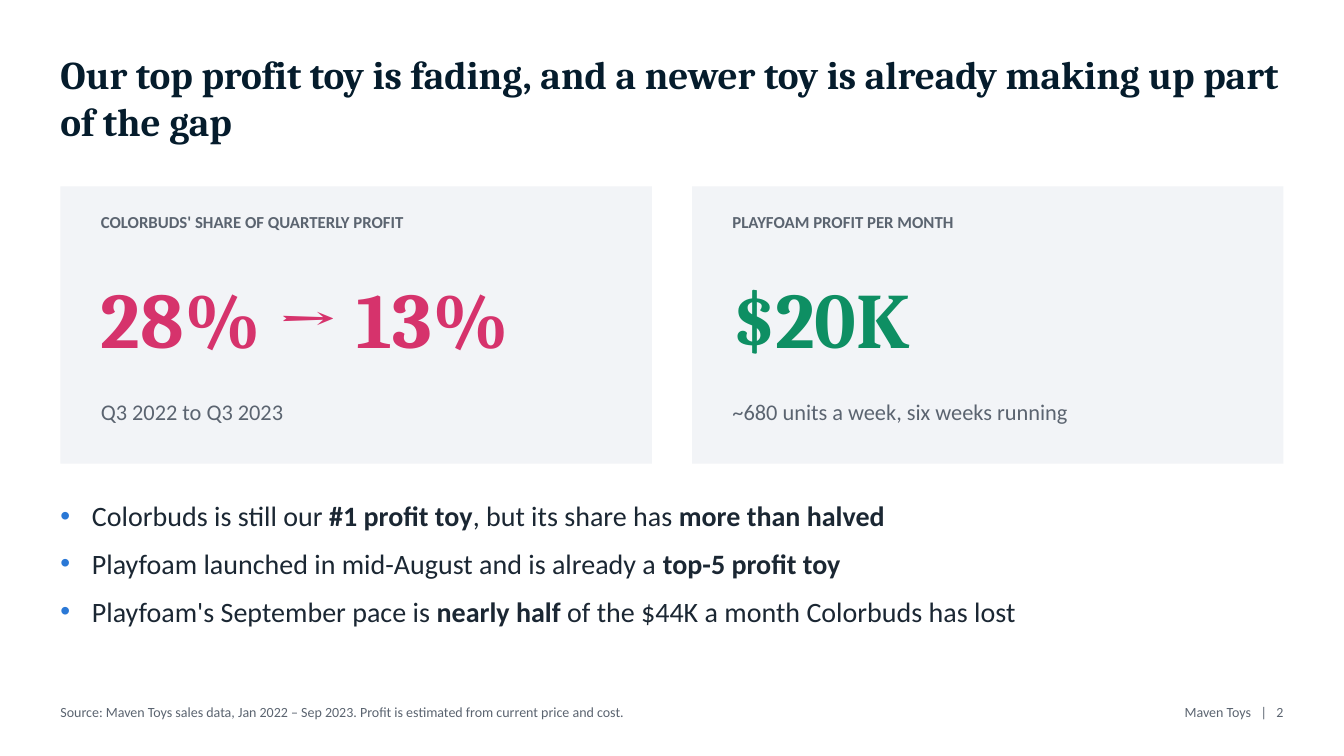
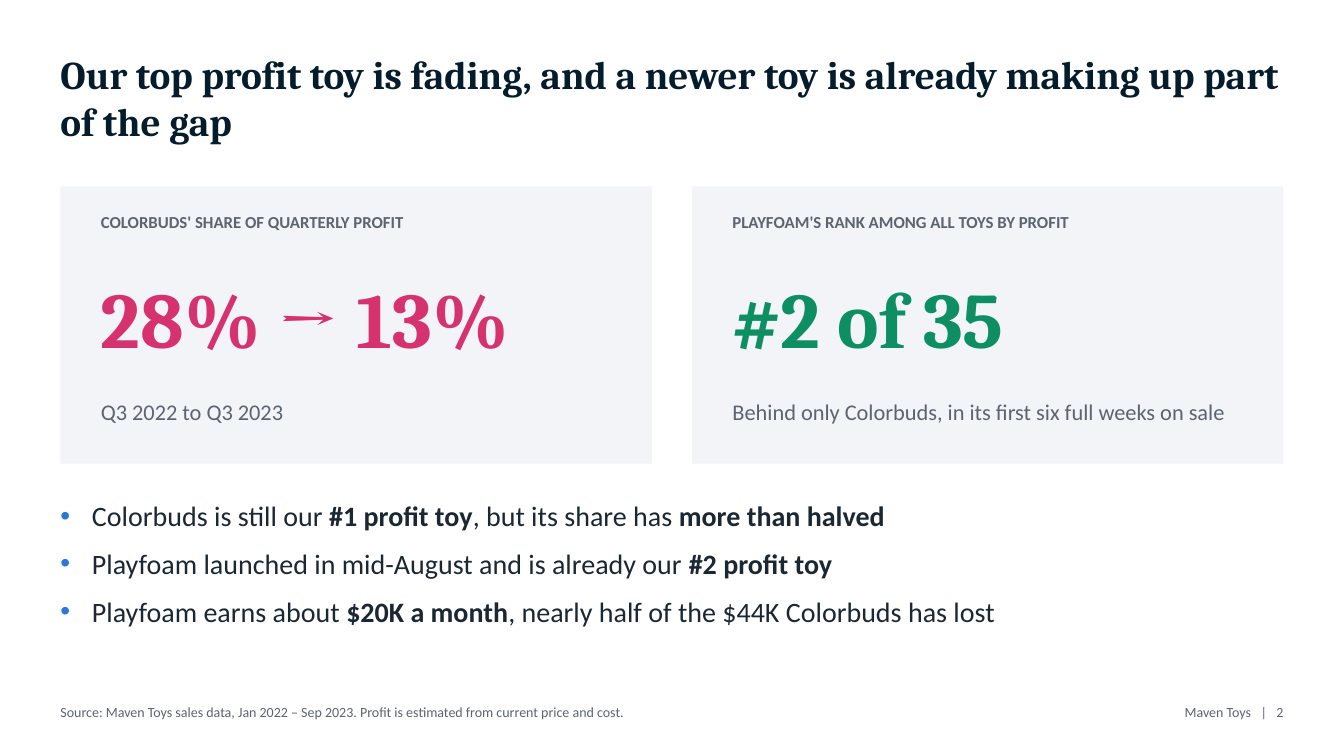
Before and after one commit to surajko9000/maven-toys-ai-analytics, a slide deck: slide 2 of site/deck/Colorbuds_to_Playfoam.pptx. Drawn at 1344x756 pixels with LibreOffice and Linux fonts; fonts in the diff are those of the drawing. Boxes give left, top, right and bottom in pixels: in the first picture for what was removed or moved away, otherwise in the second. Text is boxed around its words. In the diff, an @@ line names an element or a change of style, - is before the commit and + after.

```diff
--- a/site/deck/Colorbuds_to_Playfoam.pptx
+++ b/site/deck/Colorbuds_to_Playfoam.pptx
@@ text at [732,216,1069,228]: text changed @@
-PLAYFOAM PROFIT PER MONTH
+PLAYFOAM'S RANK AMONG ALL TOYS BY PROFIT
@@ text at [732,292,1004,350]: text changed @@
-$20K
+#2 of 35
@@ text at [732,404,1225,424]: text changed @@
-~680 units a week, six weeks running
+Behind only Colorbuds, in its first six full weeks on sale
@@ text at [92,554,994,627]: text changed @@
-• Playfoam launched in mid-August and is already a top-5 profit toy
-• Playfoam's September pace is nearly half of the $44K a month Colorbuds has lost
+• Playfoam launched in mid-August and is already our #2 profit toy
+• Playfoam earns about $20K a month, nearly half of the $44K Colorbuds has lost
```
Also in this commit, not shown: 1 other slide changed, 4 other files.
